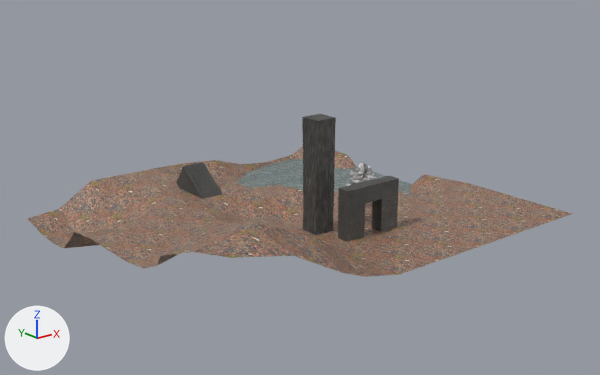
The glTF model assets/base.gltf: old version first, new version second.
Both versions are drawn from a 50 mm camera at (-79.4, -102.3, 43.2) aimed at (0.3, -2.8, 3.4). Every picture has the same lights, and +X, +Y and +Z are marked at lower left. Where no turn or scale is listed for an object, it has been applied to the vertices.

Script lines for the objects in view, before the commit:
```python
me_cube_001 = bpy.data.meshes.new('Cube.001')
me_cube_001.from_pydata(...)  # 36 vertices, 68 faces; spans x -5.05..5.05, y -1.0..1.0, z -4.7..2.92
me_cube_001.materials.append(mat_material_007)  # picture img_path
me_cube_003 = bpy.data.meshes.new('Cube.003')
me_cube_003.from_pydata(...)  # 12 vertices, 20 faces; spans x -1.7..1.7, y -1.7..1.7, z -8.8..8.8
me_cube_003.materials.append(mat_material_007)  # picture img_path
me_plane_004 = bpy.data.meshes.new('Plane.004')
me_plane_004.from_pydata(...)  # 63 vertices, 96 faces; spans x -15.3..15.3, y -21.7..21.7, z 0.0
me_plane_004.materials.append(mat_material_006)  # picture img_water
ob_cube_001 = bpy.data.objects.new('Cube.001', me_cube_001)
ob_cube_001.location = (0.9, -18.1, 4.7)
ob_cube_002 = bpy.data.objects.new('Cube.002', me_cube_003)
ob_cube_002.location = (-4.1, -12.6, 8.4)
ob_water = bpy.data.objects.new('water', me_plane_004)
ob_water.location = (17.2, 10.7, -3.7)
# also in view: 'Plane' at (-1.0, -1.1, 0.8); 'Cube' at (-7.6, 15.1, 0.4)
```
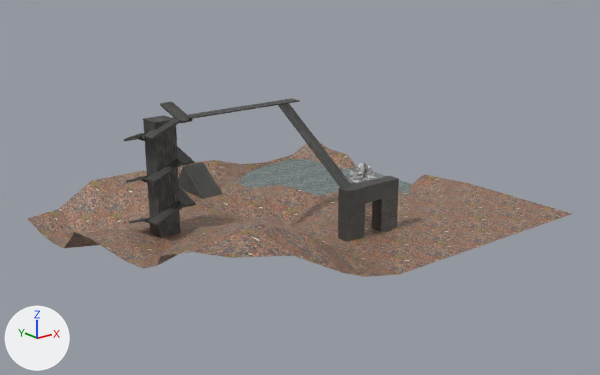
Changed parts and their boxes (x1, y1, x2, y2) in the pictures (600 x 375 px):
'Cube.002', moved
    before: (302, 114, 336, 235)
    after: (143, 115, 181, 238)
'Cube.005', added
    after: (123, 98, 352, 188)
'Cube.003', added (black)
    after: (129, 187, 196, 226)
'Cube.004', added
    after: (126, 146, 194, 183)

What the commit changed:
Mesh me_cube_008 is new.
It has 48 vertices, 72 faces and spans x -4.6..22.4, y -22.1..1.1, z -6.8..5.6.
It uses material mat_material_007 (picture img_path).
Mesh me_cube_007 is new.
It has 32 vertices, 48 faces and spans x -4.59..3.2, y -6.1..1.07, z -1.06..5.63.
It uses material mat_material_007 (picture img_path).
Object 'Cube.002' (ob_cube_002) moves from (-4.1, -12.6, 8.4) to (-22.5, 0.7, 8.4).
Object 'Cube.005' (ob_cube_005) is new; it shows me_cube_008.
Its location is (-22.1, 3.3, 13.3).
Object 'Cube.004' (ob_cube_004) is new; it shows me_cube_007.
Its location is (-22.1, 3.3, 7.1).
Object 'Cube.003' (ob_cube_003) is new; it shows a copy of me_cube_007.
Its location is (-22.1, 3.3, 0.8).
